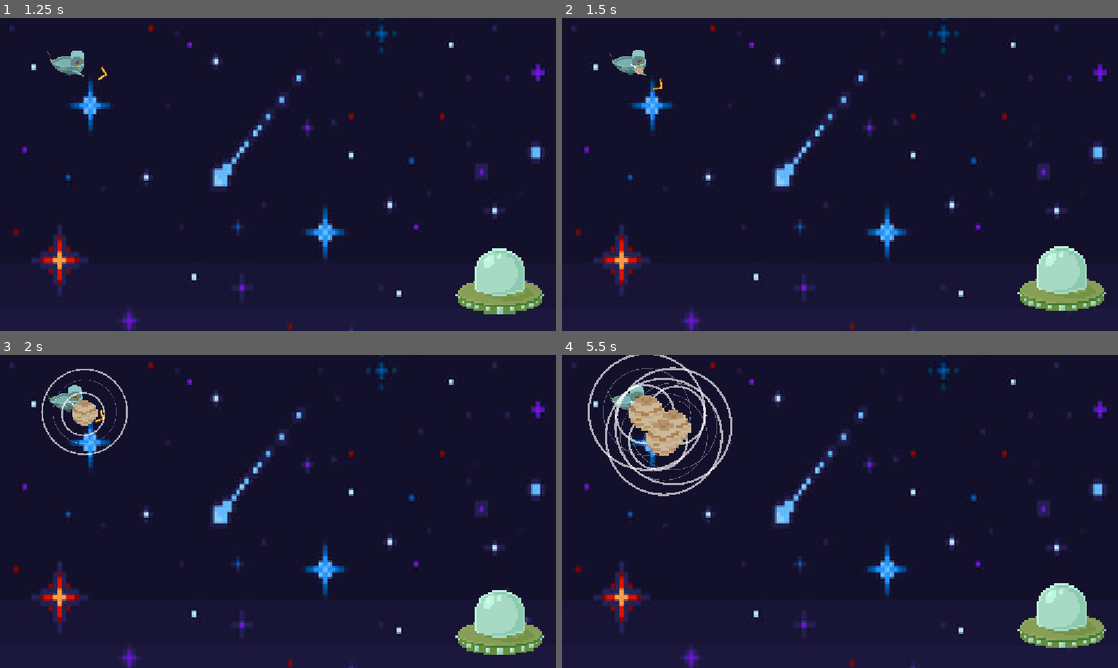
Above: before the commit, frames 1-4 (two rows, left to right).
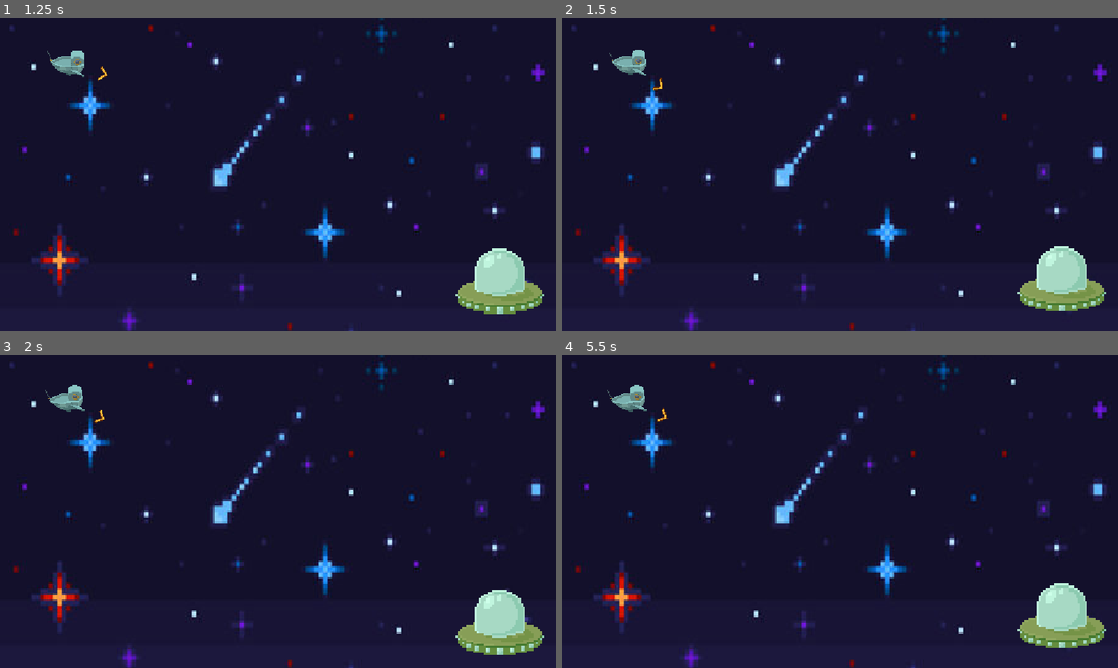
Above: after the commit, the same moments.

Repository: DudeNamedDarcy/CosmicJam2026
Game: Godot game, scene res://Scenes/game_scene.tscn
Two runs of this game, one before a commit and one after it. Both use one fixed random seed, a clock stepped at 60 frames per second and the inputs below.
Inputs (mouse positions are in pixels of both pictures, inside the frame that each line leads up to):
- Up to frame 1 (1.25 s): move the mouse to (400, 158) at 0.52 s; press the mouse at (400, 158) at 0.53 s; hold Right (ComboRight) from 0.53 s (still down)
- Up to frame 2 (1.5 s): release Right (ComboRight) at 1.25 s; release the mouse at (962, 158) at 1.25 s; drag from (728, 190) to (1062, 284) at 1.27 s
- Up to frame 3 (2 s): no input
- Up to frame 4 (5.5 s): move the mouse to (895, 442) at 2.02 s; press the mouse at (895, 442) at 2.03 s; hold Right (ComboRight) 2.03-2.75 s; tap G (dialogue_next) at 2.1 s; release the mouse at (895, 442) at 2.75 s; drag from (812, 574) to (645, 414) at 2.77 s; move the mouse to (1006, 558) at 3.52 s; press the mouse at (1006, 558) at 3.53 s; hold Left (ComboLeft) 3.53-4.25 s; release the mouse at (1006, 558) at 4.25 s; drag from (673, 464) to (1062, 621) at 4.27 s; move the mouse to (867, 511) at 5.02 s; press the mouse at (867, 511) at 5.03 s; hold Down (ComboDown) from 5.03 s (still down)

Frame 1 is identical in both runs. In frame 2, less than 0.1% of the frame differs, in the area x 12-15%, y 14-18%; in frame 3, 0.7%; in frame 4, 3.2%, in the area x 4-31%, y 0-46%.

Commit message:
added singleton camera shake and sprite sizes

Diff:
--- a/Scenes/Fish/fish_combo_sprite.gd
+++ b/Scenes/Fish/fish_combo_sprite.gd
@@ -8,9 +8,13 @@
 	fishData = f
 	sprite.texture = f.fishTexture
 
-func KillFish() -> void:
-	var tween = create_tween()
-	tween.set_trans(Tween.TRANS_BACK)
-	tween.set_ease(Tween.EASE_IN)
-	tween.tween_property(self, "scale", Vector2(0.1, 0.1), 0.3)
-	tween.tween_callback(queue_free)
+func KillFish(success: bool) -> void:
+	if success:
+		var tween = create_tween()
+		tween.set_trans(Tween.TRANS_BACK)
+		tween.set_ease(Tween.EASE_IN)
+		tween.tween_property(self, "scale", Vector2(0.1, 0.1), 0.3)
+		LevelManager.shakeCamera(2.0)
+		tween.tween_callback(queue_free)
+	else:
+		queue_free()
--- a/Scenes/Fish/red_dwarf_herring.tscn
+++ b/Scenes/Fish/red_dwarf_herring.tscn
@@ -18,7 +18,6 @@
 IdleBurstTimer = NodePath("IdleBurstTimer")
 
 [node name="Sprite2D" type="Sprite2D" parent="." unique_id=2019505940]
-scale = Vector2(0.15, 0.15)
 texture = ExtResource("2_vb3eg")
 
 [node name="Area2D" type="Area2D" parent="." unique_id=889486571]
--- a/Scenes/follow_camera.gd
+++ b/Scenes/follow_camera.gd
@@ -4,6 +4,9 @@
 @export var shakeStrength: float = 0.0
 
 var rng = RandomNumberGenerator.new()
+
+func _ready() -> void:
+	LevelManager.shake_camera.connect(ApplyShake)
 
 func ApplyShake(str: float):
 	shakeStrength = str
--- a/Scenes/player_controller.gd
+++ b/Scenes/player_controller.gd
@@ -3,8 +3,6 @@
 enum PlayerState { Idle, Moving, Casting, Fishing, Reeling }
 const DIRECTIONAL_ARROW = preload("res://Scenes/directional_arrow.tscn")
 const COMBO_FISH = preload("res://Scenes/Fish/fish_combo_sprite.tscn")
-
-@onready var cameraController = $FollowCamera
 
 #Upgradeable
 var bobbersList: Array[PackedScene] = [
@@ -106,7 +104,7 @@
 	if Input.is_action_just_released("CastReel") && playerState == PlayerState.Casting:
 		print("Total hold duration was: ", min(castPower, maxCastPower))
 		if min(castPower, maxCastPower) < 0.3:
-			EndFishing()
+			EndFishing(false)
 			castPower = 0.0
 			return
 		playerState = PlayerState.Fishing #the time spent waiting for fish
@@ -139,17 +137,17 @@
 		return
 
 	if arrow.GetArrowType() == input_arrow:
-		cameraController.ApplyShake(2.0)
+		LevelManager.shakeCamera(2.0)
 		arrows.pop_front()
 		arrow.KillArrow()
 
 		if arrows.is_empty():
-			cameraController.ApplyShake(2.0)
+			LevelManager.shakeCamera(2.0)
 			print("Combo complete!")
-			EndFishing()
-	else:
-		cameraController.ApplyShake(7.0)
-		EndFishing()
+			EndFishing(true)
+	else:
+		LevelManager.shakeCamera(7.0)
+		EndFishing(false)
 
 func CastBobbers(castPower: float) -> void:
 	aimArrow.hide()
@@ -175,9 +173,10 @@
 func StartReelingMinigame() -> void:
 	for activeBobber in activeBobbers:
 		fishList.append_array(activeBobber.reelIn())
-
+		print(fishList.size())
 	if fishList.size() == 0:
-		EndFishing()
+		EndFishing(false)
+		DeletePlanets()
 		return
 	var comboLength = 4 + fishList.size() - 1
 
@@ -190,12 +189,15 @@
 		fish_instance.PopulateData(fish)
 		comboFishList.append(fish_instance)
 		vboxContainer.add_child(fish_instance)
+	DeletePlanets()
+
+func DeletePlanets() -> void:
 	#delete planets
 	for child in planetParent.get_children():
 		child.queue_free()
 	activeBobbers.clear()
 
-func EndFishing() -> void:
+func EndFishing(success: bool) -> void:
 	playerState = PlayerState.Idle
 
 	for arrow in arrows.duplicate():
@@ -205,6 +207,10 @@
 	arrows.clear()
 	for fish in comboFishList.duplicate():
 		if is_instance_valid(fish):
-			fish.KillFish()
+			fish.KillFish(success)
+
+	comboFishList.clear()
+	fishList.clear()
+
 
 	aimArrow.show()
--- a/singletons/level_manager.gd
+++ b/singletons/level_manager.gd
@@ -1,10 +1,13 @@
 extends Node
 
 signal level_up
-
+signal shake_camera(str: float)
 var level: int = 0
 
 func next_level():
 	level+=1
 	level_up.emit()
 	print("Level up! Level: ", level)
+
+func shakeCamera(str: float):
+	shake_camera.emit(str)
